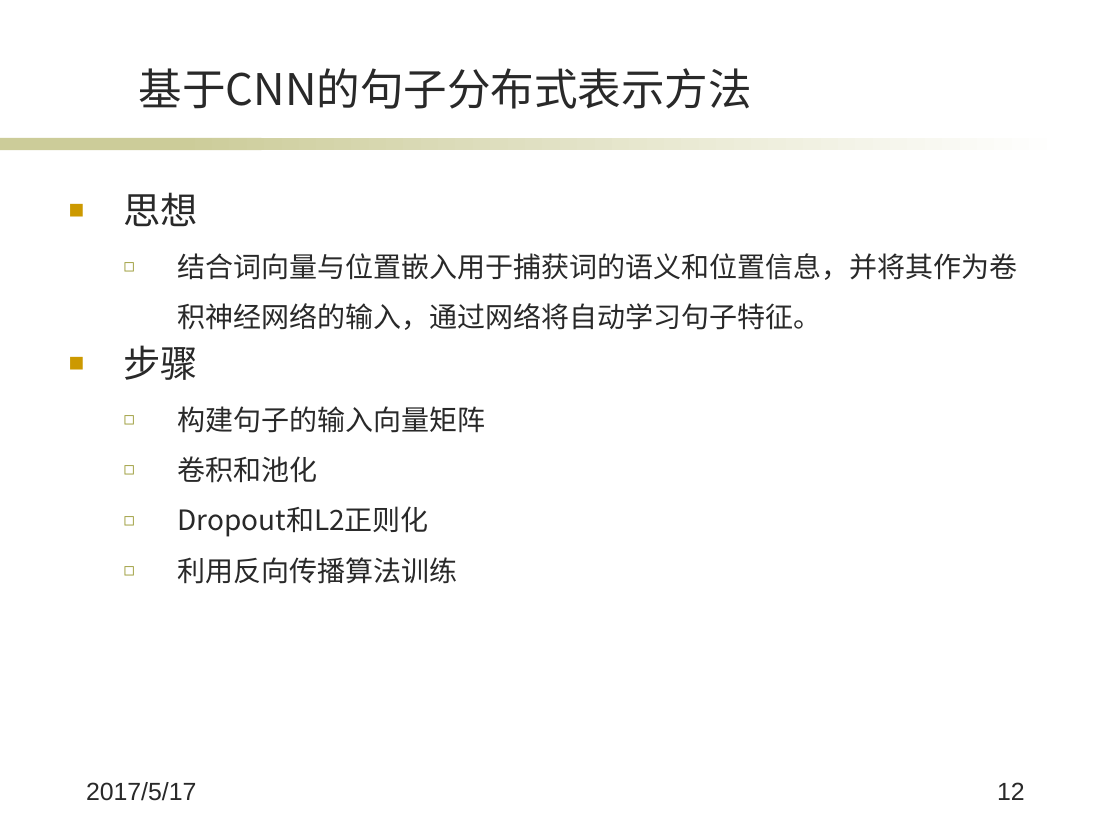
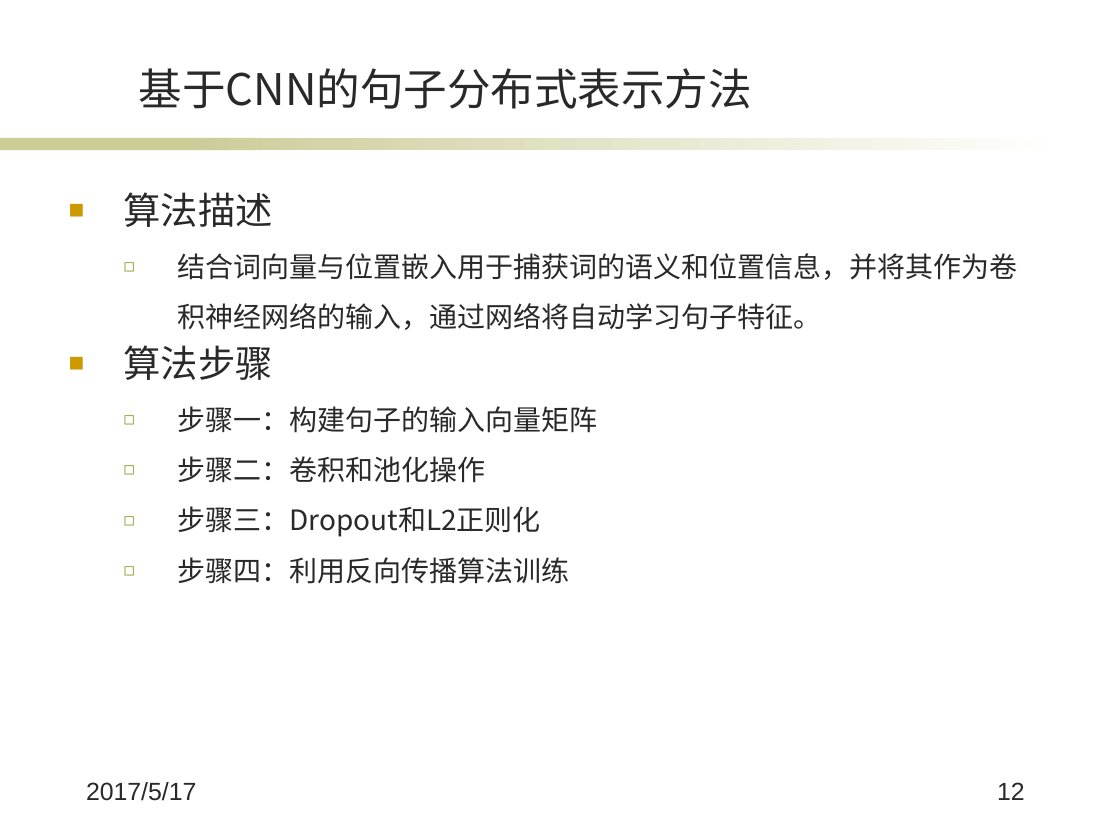
Before and after one commit to wqpod2g/paper, a slide deck: slide 12 of 毕业答辩ppt.pptx. Drawn at 1120x840 pixels with LibreOffice and Linux fonts; fonts in the diff are those of the drawing; background and template pictures are left out. Boxes give left, top, right and bottom in pixels: in the first picture for what was removed or moved away, otherwise in the second. Text is boxed around its words. In the diff, an @@ line names an element or a change of style, - is before the commit and + after.

```diff
--- a/毕业答辩ppt.pptx
+++ b/毕业答辩ppt.pptx
@@ text at <box>123,192,272,227</box>: text changed @@
-■ 思想
+■ 算法描述
@@ text at <box>123,345,597,584</box>: text changed @@
-■ 步骤
-  ◻ 构建句子的输入向量矩阵
-  ◻ 卷积和池化
-  ◻ Dropout和L2正则化
-  ◻ 利用反向传播算法训练
+■ 算法步骤
+  ◻ 步骤一：构建句子的输入向量矩阵
+  ◻ 步骤二：卷积和池化操作
+  ◻ 步骤三：Dropout和L2正则化
+  ◻ 步骤四：利用反向传播算法训练
```
Also in this commit, not shown: 3 other slides changed.
